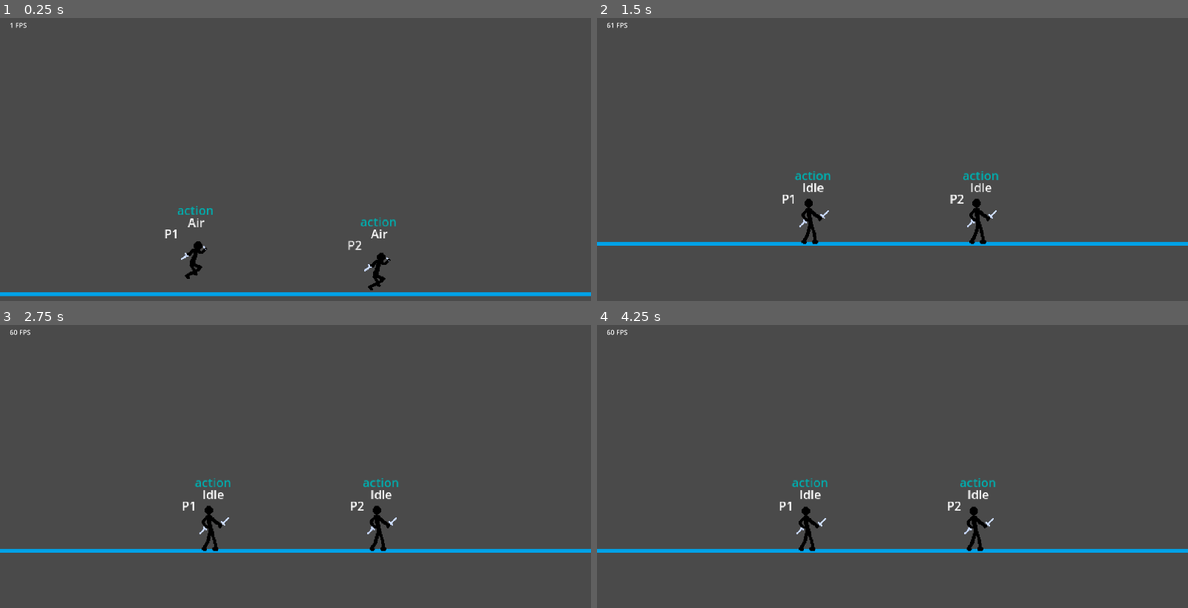
Above: before the commit, frames 1-4 (two rows, left to right).
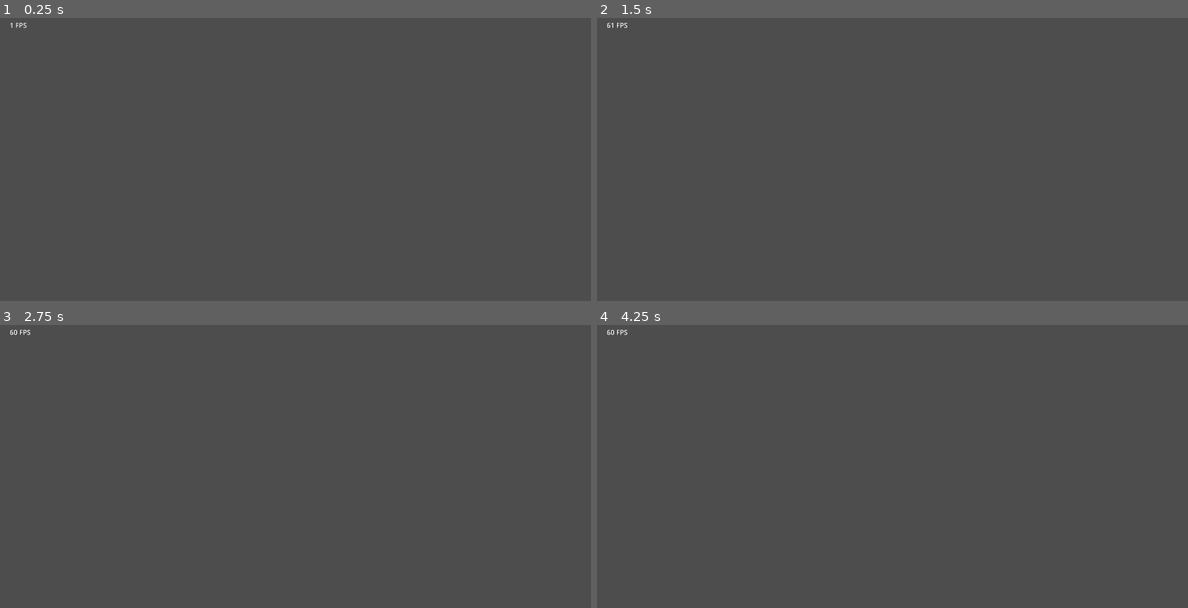
Above: after the commit, the same moments.

Repository: cynmeiciel/KnS
Game: Godot game, scene res://Scene/TestStage.tscn
Same seed, same stepped clock (60 frames per second), same inputs: the game is played once before the commit and once after it.
Inputs:
- Up to frame 1 (0.25 s): no input
- Up to frame 2 (1.5 s): tap Enter (ui_accept) at 0.5, 0.77 s; tap A (a) at 0.6 s; tap D (d) at 0.8, 1.35 s
- Up to frame 3 (2.75 s): tap Enter (ui_accept) at 1.52 s; tap G (g) at 1.55, 2.1 s; tap H (h) at 2.3 s
- Up to frame 4 (4.25 s): tap H (h) at 2.85 s; tap Enter (ui_accept) at 3.02, 3.77 s; tap J (j) at 3.05, 3.6 s; tap S (s) at 3.8 s

The runs differ from the first frame. In frame 1, 2.3% of the frame differs, in the area x 0-100%, y 66-99%; in frame 2, 2.2%; in frame 3, 2.2%; in frame 4, 2.2%.
Error after the commit: Cannot call method 'screen_get_width' on a null value. (res://Scene/camera.gd:31)

Commit message:
Improve the camera zoom

Diff:
--- a/Debug/debugstate.gd
+++ b/Debug/debugstate.gd
@@ -3,5 +3,5 @@
 @onready var state_machine_player := $"../../StateMachine"
 
 # Called every frame. 'delta' is the elapsed time since the previous frame.
-func _process(delta):
+func _process(_delta):
 	text = state_machine_player.curr_state.name
--- a/Player/Player.tscn
+++ b/Player/Player.tscn
@@ -138,10 +138,14 @@
 wait_time = 0.4
 one_shot = true
 
-[node name="Attack" type="Node" parent="StateMachine"]
-
 [node name="Air" type="Node" parent="StateMachine"]
 script = ExtResource("6_x3fcm")
+
+[node name="KeyDelay" type="Timer" parent="StateMachine/Air"]
+wait_time = 0.1
+one_shot = true
+
+[node name="Attack" type="Node" parent="StateMachine"]
 
 [node name="Vulnerable" type="Node" parent="StateMachine"]
 
--- a/Player/health.gd
+++ b/Player/health.gd
@@ -20,7 +20,7 @@
 
 
 # Called every frame. 'delta' is the elapsed time since the previous frame.
-func _process(delta):
+func _process(_delta):
 	pass
 
 func _unhandled_input(event):
--- a/Player/mana.gd
+++ b/Player/mana.gd
@@ -17,7 +17,7 @@
 
 
 # Called every frame. 'delta' is the elapsed time since the previous frame.
-func _process(delta):
+func _process(_delta):
 	pass
 
 #func _unhandled_input(event):
--- a/Player/stamina.gd
+++ b/Player/stamina.gd
@@ -17,7 +17,7 @@
 
 
 # Called every frame. 'delta' is the elapsed time since the previous frame.
-func _process(delta):
+func _process(_delta):
 	pass
 
 #func _unhandled_input(event):
--- a/Scene/HUD/FPS.gd
+++ b/Scene/HUD/FPS.gd
@@ -1,5 +1,5 @@
 extends Label
 
 # Called every frame. 'delta' is the elapsed time since the previous frame.
-func _process(delta):
+func _process(_delta):
 	text = "%d FPS" % Engine.get_frames_per_second()
--- a/Scene/TestStage.gd
+++ b/Scene/TestStage.gd
@@ -1,5 +1,8 @@
 extends Node2D
 
+@onready var WIDTH: float = abs(%BoundL.position.x - %BoundR.position.x)
+# Defined for each map
+const HEIGHT = 600
 
 # Called when the node enters the scene tree for the first time.
 func _ready():
--- a/Scene/TestStage.tscn
+++ b/Scene/TestStage.tscn
@@ -1,8 +1,7 @@
-[gd_scene load_steps=11 format=3 uid="uid://cmybiy36c7oa3"]
+[gd_scene load_steps=10 format=3 uid="uid://cmybiy36c7oa3"]
 
 [ext_resource type="Script" path="res://Scene/TestStage.gd" id="1_4mnm0"]
 [ext_resource type="PackedScene" uid="uid://b7u8brji28up2" path="res://Player/Player.tscn" id="1_xuftq"]
-[ext_resource type="Texture2D" uid="uid://bx2l511yorpw" path="res://asset/teststage.png" id="2_6lko2"]
 [ext_resource type="Script" path="res://Scene/camera.gd" id="2_kn5fn"]
 [ext_resource type="PackedScene" uid="uid://hy4ih7o4jum5" path="res://Scene/HUD/hudui.tscn" id="4_gomw0"]
 [ext_resource type="Resource" uid="uid://b3sbltx2lno3e" path="res://zhelper/multiplayer_control/playercontrol2.tres" id="5_mscj8"]
@@ -24,7 +23,7 @@
 
 [node name="Camera" type="Camera2D" parent="."]
 unique_name_in_owner = true
-position = Vector2(194, -815)
+position = Vector2(6, -973)
 zoom = Vector2(1.8, 1.8)
 limit_left = -667
 limit_top = -600
@@ -43,15 +42,17 @@
 [node name="StaticBody2D3" type="StaticBody2D" parent="Collisions/Bound"]
 collision_layer = 2
 
-[node name="CollisionShape2D" type="CollisionShape2D" parent="Collisions/Bound/StaticBody2D3"]
-position = Vector2(631, 13)
+[node name="BoundL" type="CollisionShape2D" parent="Collisions/Bound/StaticBody2D3"]
+unique_name_in_owner = true
+position = Vector2(600, 13)
 shape = SubResource("WorldBoundaryShape2D_xyaen")
 
 [node name="StaticBody2D2" type="StaticBody2D" parent="Collisions/Bound"]
 collision_layer = 2
 
-[node name="CollisionShape2D" type="CollisionShape2D" parent="Collisions/Bound/StaticBody2D2"]
-position = Vector2(-673, -4)
+[node name="BoundR" type="CollisionShape2D" parent="Collisions/Bound/StaticBody2D2"]
+unique_name_in_owner = true
+position = Vector2(-600, -4)
 shape = SubResource("WorldBoundaryShape2D_rwhff")
 
 [node name="StaticBody2D" type="StaticBody2D" parent="Collisions/Bound"]
@@ -85,9 +86,5 @@
 [node name="Index" parent="Player/Player2/DEBUG_Player" index="2"]
 text = "P2"
 
-[node name="Teststage" type="Sprite2D" parent="."]
-position = Vector2(3, 2)
-texture = ExtResource("2_6lko2")
-
 [editable path="Player/Player2"]
 [editable path="Player/Player2/DEBUG_Player"]
--- a/Scene/camera.gd
+++ b/Scene/camera.gd
@@ -1,23 +1,34 @@
 extends Camera2D
 
+# Standard Zoom: Actually the width of the window (rendering)
+var STD_Z: float
+const MIN_ZOOM_DIST = 500
 
 
 func get_new_pos() -> Vector2:
 	return (%Player1.position + %Player2.position) / 2
 
+# Get the fancy zoom so that both players can have their spots
 func get_new_zoom() -> Vector2:
 	var _zoom: float
 	var p_dist_vec: Vector2 = (%Player1.position - %Player2.position)
 
+	_zoom = clampf(STD_Z/abs(p_dist_vec.x), STD_Z/owner.WIDTH, STD_Z/MIN_ZOOM_DIST)
 
 	return Vector2(_zoom, _zoom)
 
 # Called when the node enters the scene tree for the first time.
 func _ready():
-	pass # Replace with function body.
+	limit_bottom = 300
+	await owner.ready
+	limit_top = -owner.HEIGHT
+	limit_left = -owner.WIDTH/2 - 50
+	limit_right = owner.WIDTH/2 + 50
 
 
 # Called every frame. 'delta' is the elapsed time since the previous frame.
-func _process(delta):
+func _process(_delta):
+	STD_Z = RenderingServer.get_rendering_device().screen_get_width() - 200
+
 	self.position = get_new_pos()
-	#self.zoom = get_new_zoom()
+	self.zoom = get_new_zoom()
--- a/StateMachine/air.gd
+++ b/StateMachine/air.gd
@@ -1,9 +1,10 @@
 extends State
 class_name AirStateP
 
-#func enter() -> void:
-	#owner.get_node(^"AnimatedSprite2D").play("air")
-	#print_debug("Transitioned to Air")
+func enter() -> void:
+	$KeyDelay.start()
+
+	super.enter()
 
 
 #func exit() -> void:
@@ -14,8 +15,10 @@
 		transits_to.emit("Idle")
 		return
 
-#func handle_input(_ev : InputEvent) -> void:
-	#pass
+func handle_input(_ev : InputEvent) -> void:
+	if not $KeyDelay.is_stopped():
+		if _ev.is_action_pressed(p_ctr.g):
+			print("lool")
 
 #func physics_update(_delta : float) -> void:
 	#pass
--- a/StateMachine/block.gd
+++ b/StateMachine/block.gd
@@ -13,7 +13,7 @@
 		transits_to.emit("Air")
 		return
 
-	if Input.is_action_just_released(owner.p_ctr.s):
+	if Input.is_action_just_released(p_ctr.s):
 		transits_to.emit("Idle")
 		return
 
--- a/StateMachine/idle.gd
+++ b/StateMachine/idle.gd
@@ -13,11 +13,11 @@
 		transits_to.emit("Air")
 		return
 
-	if Input.is_action_pressed(owner.p_ctr.s):
+	if Input.is_action_pressed(p_ctr.s):
 		transits_to.emit("Block")
 		return
 
-	var direction = Input.get_axis(owner.p_ctr.a, owner.p_ctr.d)
+	var direction = Input.get_axis(p_ctr.a, p_ctr.d)
 	if direction:
 		transits_to.emit("Move")
 		return
--- a/StateMachine/move.gd
+++ b/StateMachine/move.gd
@@ -13,12 +13,12 @@
 		transits_to.emit("Air")
 		return
 
-	var direction = Input.get_axis(owner.p_ctr.a, owner.p_ctr.d)
+	var direction = Input.get_axis(p_ctr.a, p_ctr.d)
 	if is_zero_approx(direction):
 		transits_to.emit("Idle")
 
 func handle_input(ev : InputEvent) -> void:
-	if ev.is_action_pressed(owner.p_ctr.s):
+	if ev.is_action_pressed(p_ctr.s):
 		transits_to.emit("Block")
 		return
 
--- a/StateMachine/state.gd
+++ b/StateMachine/state.gd
@@ -5,6 +5,7 @@
 signal transits_to(new_state)
 
 var p_anim : AnimatedSprite2D
+var p_ctr : PlayerControl
 
 func handle_input(_ev : InputEvent) -> void:
 	pass
--- a/StateMachine/state_machine_player.gd
+++ b/StateMachine/state_machine_player.gd
@@ -3,10 +3,12 @@
 
 
 func _ready():
+	super._ready()
 	for state in get_children():
 		if state is State:
 			state.p_anim = $"../AnimatedSprite2D"
-	super._ready()
+			state.p_ctr = owner.p_ctr
+
 
 func transition(new_state : String) -> void:
 	super.transition(new_state)
